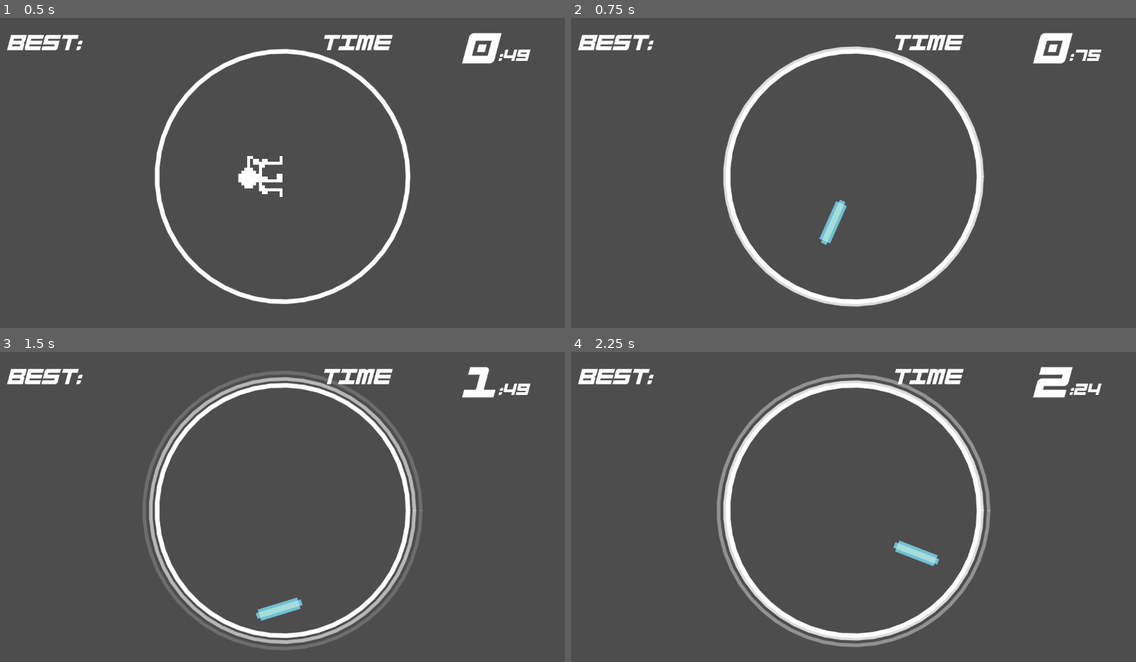
Above: before the commit, frames 1-4 (two rows, left to right).
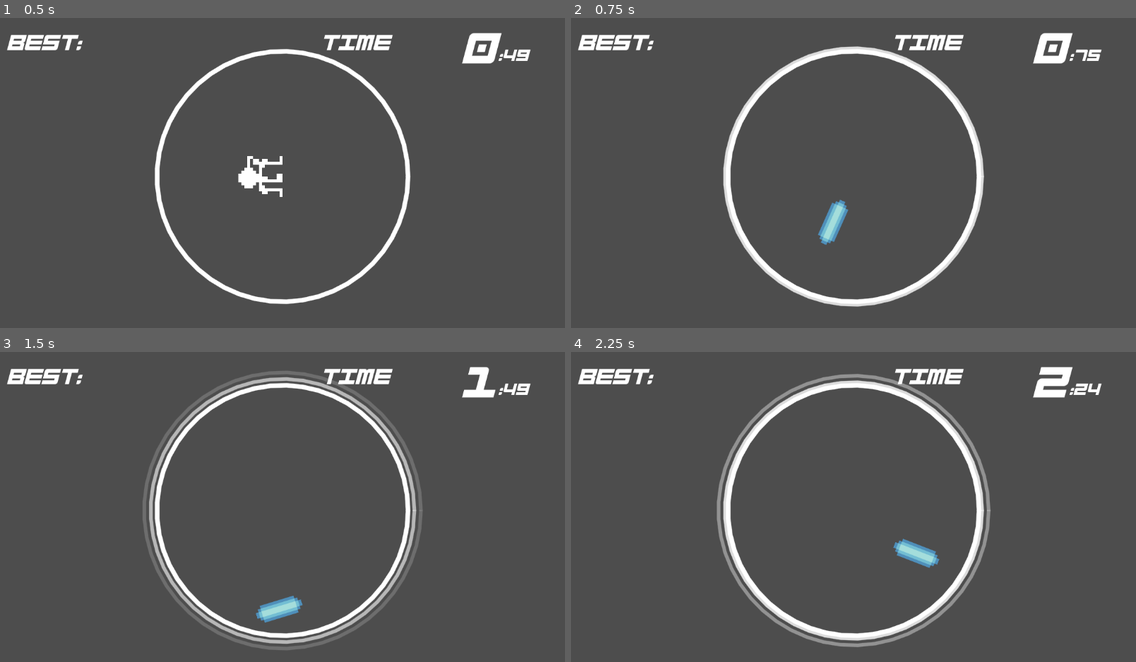
Above: after the commit, the same moments.

Repository: jokw1228/Slay_The_Circle
Game: Godot game, scene res://scenes/rooms/RoomTest/RoomTest.tscn
Two runs of this game, one before a commit and one after it. Both use one fixed random seed, a clock stepped at 60 frames per second and the inputs below. This scene is started directly instead of the project's main scene.
Inputs (mouse positions are in pixels of both pictures, inside the frame that each line leads up to):
- Up to frame 1 (0.5 s): no input
- Up to frame 2 (0.75 s): move the mouse to (825, 241) at 0.52 s; click (825, 241) at 0.67 s
- Up to frame 3 (1.5 s): move the mouse to (452, 556) at 1.27 s; click (452, 556) at 1.42 s
- Up to frame 4 (2.25 s): move the mouse to (684, 463) at 2.02 s; click (684, 463) at 2.17 s

Frame 1 is identical in both runs. In frame 2, 0.2% of the frame differs, in the area x 43-50%, y 58-74%; in frame 3, 0.2%; in frame 4, 0.2%, in the area x 57-66%, y 60-70%.

Commit message:
misc

Diff:
--- a/scenes/player/PlayerSprite2D.gd
+++ b/scenes/player/PlayerSprite2D.gd
@@ -3,14 +3,27 @@
 @export var Player_node: Player
 @export var PlayerRayCast2D: RayCast2D
 
+var ready_to_shoot: bool = false
+var ready_to_land: bool = false
+
 func _on_player_grounded():
-	animation = "laser_landing"
-	play()
+	stop()
+	play("laser_landing")
+	ready_to_land = true
 
 func _on_player_shooted():
+	stop()
 	rotation = PlayerRayCast2D.rotation
-	animation = "laser"
+	play_backwards("laser_landing")
+	ready_to_shoot = true
 
 func _on_animation_finished():
-	rotation = atan2(Player_node.position.y, Player_node.position.x)
-	animation = "landed"
+	if ready_to_shoot == true:
+		stop()
+		play("laser")
+		ready_to_shoot = false
+	elif ready_to_land == true:
+		stop()
+		rotation = atan2(Player_node.position.y, Player_node.position.x)
+		play("landed")
+		ready_to_land = false
